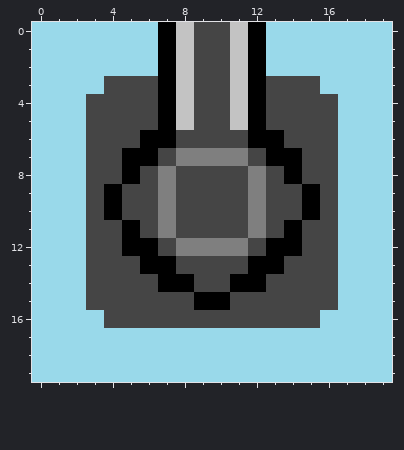
Pixel-art sprite -- Images/Fountains/1Way.png. This is how it looked before the edit.
The file is 20x20 pixels.
After:
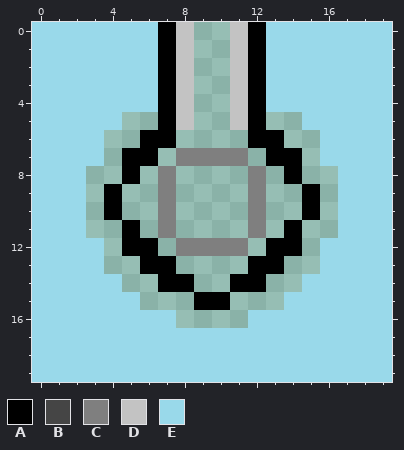
Palette (. is transparent): A #000000  B #454545  C #7f7f7f  D #c3c3c3  E #99d9ea
Changes in this commit:
Colour B becomes colour E in row 3 at x 4 to 6 and 13 to 15; in row 4 at x 3 to 6 and 13 to 16; in row 5 at x 3 to 4 and 15 to 16; in rows 6 to 7 at x 3 and 16; in rows 12 to 13 at x 3 and 16; in row 14 at x 3 to 4 and 15 to 16.
Colour B becomes colour E in row 15 at x 3 to 5 and 14 to 16; in row 16 at x 4 to 7 and 12 to 15.
The author cleared colour B in rows 0 to 4 at x 9 to 10; in row 5 at x 5 to 6, 9 to 10 and 13 to 14; in row 6 at x 4 to 5, 8 to 11 and 14 to 15; in row 7 at x 4, 7, 12 and 15; in row 8 at x 3 to 4, 6, 8 to 11, 13 and 15 to 16; in rows 9 to 10 at x 3, 5 to 6, 8 to 11, 13 to 14 and 16.
The author cleared colour B in row 11 at x 3 to 4, 6, 8 to 11, 13 and 15 to 16; in row 12 at x 4, 7, 12 and 15; in row 13 at x 4 to 5, 8 to 11 and 14 to 15; in row 14 at x 5 to 6, 9 to 10 and 13 to 14; in row 15 at x 6 to 8 and 11 to 13; in row 16 at x 8 to 11.
Boxes around the changes in both pictures, in picture pixels (x1, y1, x2, y2):
changed: (86, 22, 338, 328)
